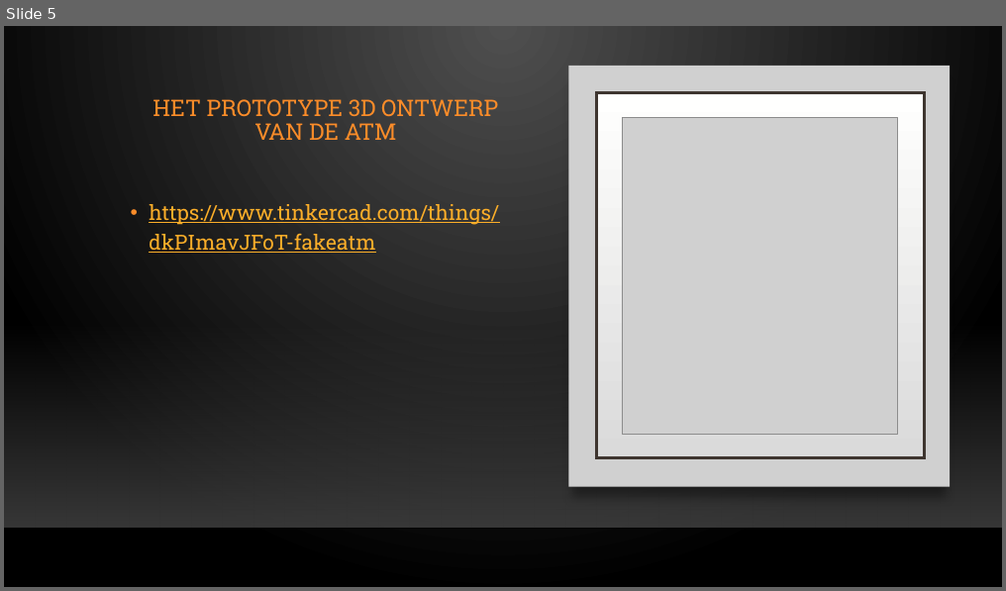
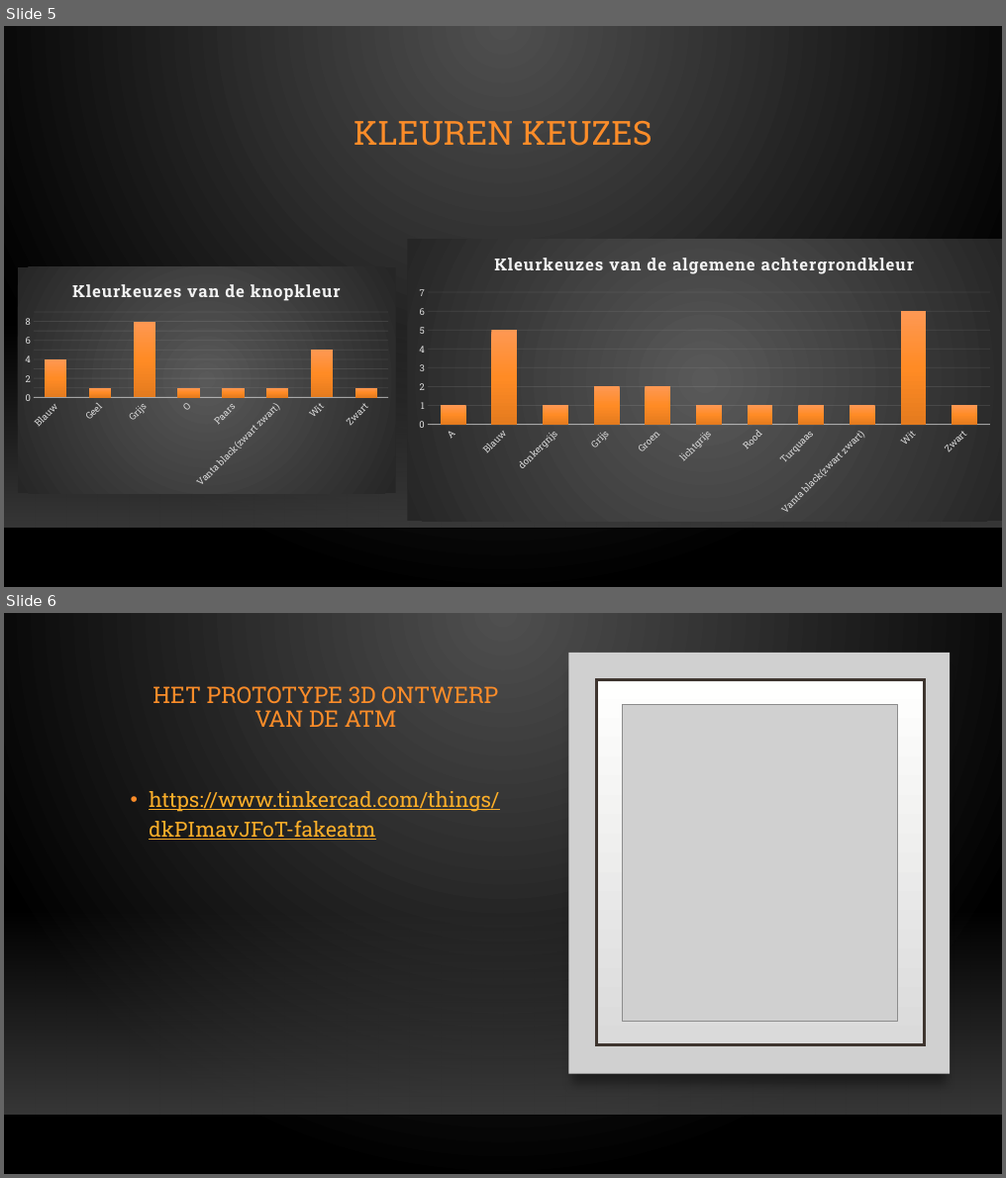
Before and after one commit to OG-netizen/Project-3-4, a slide deck: Sprint Planning/Scrum meeting 4.pptx. Shown one above the other, each under a label of ours: slide 5 before the commit, slides 5 and 6 after it. The pictures are 1006x591 and 1006x1178 pixels, drawn with LibreOffice and Linux fonts; fonts in the diff are those of the drawing; grey boxes stand for pictures; background and template pictures are left out. Boxes give left, top, right and bottom in pixels: in the first picture for what was removed or moved away, otherwise in the second. Text is boxed around its words. In the diff, an @@ line names an element or a change of style, - is before the commit and + after.

```diff
--- a/Sprint Planning/Scrum meeting 4.pptx
+++ b/Sprint Planning/Scrum meeting 4.pptx
@@ slide 5 added at [4,26,1002,587], background gradient #505050 to #000000; not listed: 2 template elements that a slide beside it also shows @@
@@ title added at [353,121,652,146], 32 pt, text #FB8C29 @@
+KLEUREN KEUZES
@@ column chart added at [408,240,1002,522] @@
+title "Kleurkeuzes van de algemene achtergrondkleur "
+categories: A, Blauw, donkergrijs, Grijs, Groen, lichtgrijs, Rood, Turquaas, Vanta black(zwart zwart), Wit, Zwart
+Series 1: 1, 5, 1, 2, 2, 1, 1, 1, 1, 6, 1
@@ column chart added at [18,267,395,493] @@
+title "Kleurkeuzes van de knopkleur "
+categories: Blauw, Geel, Grijs, O, Paars, Vanta black(zwart zwart), Wit, Zwart
+Series 1: 4, 1, 8, 1, 1, 1, 5, 1
@@ what was slide 5 is now slide 6 @@
```
Also in this commit, not shown: 3 slides changed, 1 other slide added, 1 slide removed, 1 other file.
